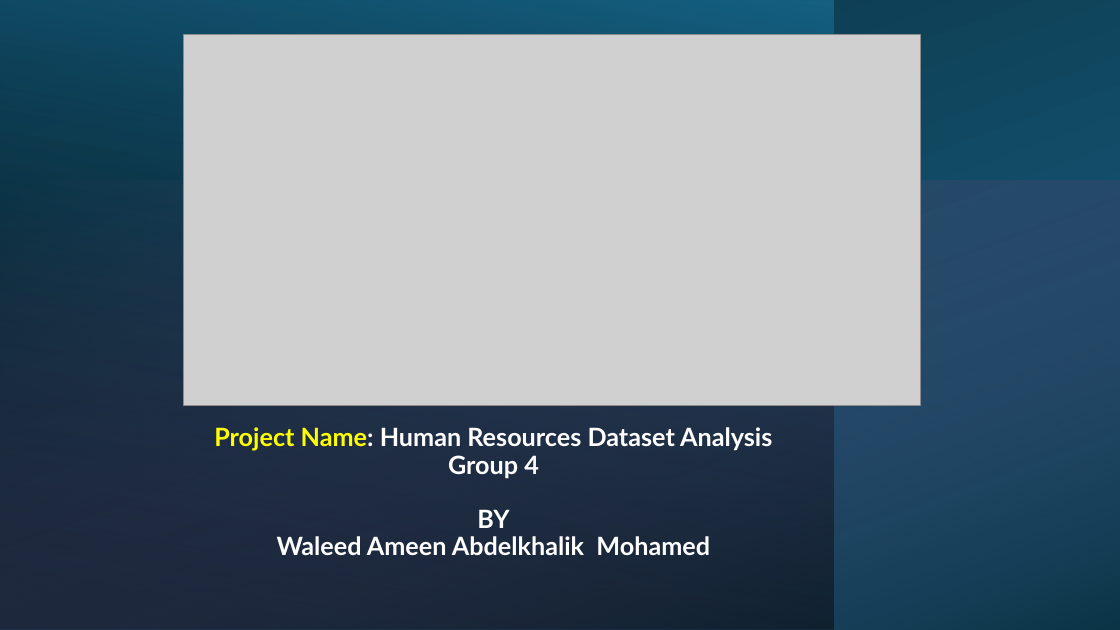
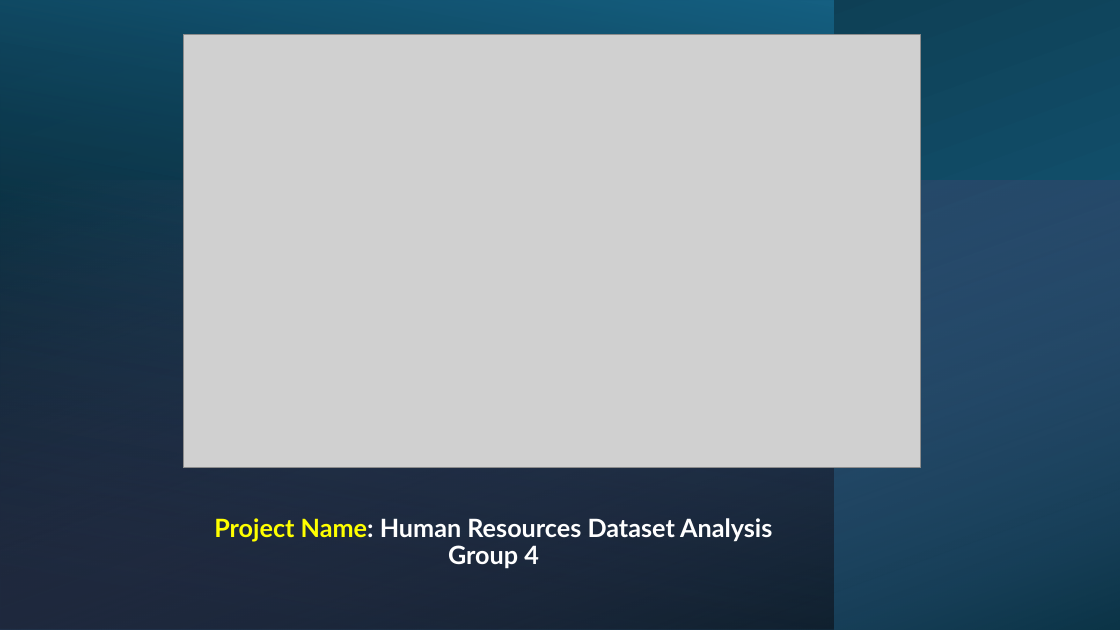
Before and after one commit to Waleed2025xp/Group4_final-project, a slide deck: slide 1 of project_Group4/Hr project_Group 4.pptx. Drawn at 1120x630 pixels with LibreOffice and Linux fonts; fonts in the diff are those of the drawing; grey boxes stand for pictures. Boxes give left, top, right and bottom in pixels: in the first picture for what was removed or moved away, otherwise in the second. Text is boxed around its words. In the diff, an @@ line names an element or a change of style, - is before the commit and + after.

Commit message:
final project_HR_Group4

```diff
--- a/project_Group4/Hr project_Group 4.pptx
+++ b/project_Group4/Hr project_Group 4.pptx
@@ picture: place and size @@
-picture at box(183, 34, 921, 405)
+picture at box(183, 34, 921, 468)
@@ title at box(214, 518, 772, 569): text changed @@
-Project Name: Human Resources Dataset Analysis
-Group 4
-BY
-Waleed Ameen Abdelkhalik Mohamed
+Project Name: Human Resources Dataset Analysis
+Group 4
```
Also in this commit, not shown: 10 other slides changed, 2 slides added, 1 slide removed, 1 other file.
